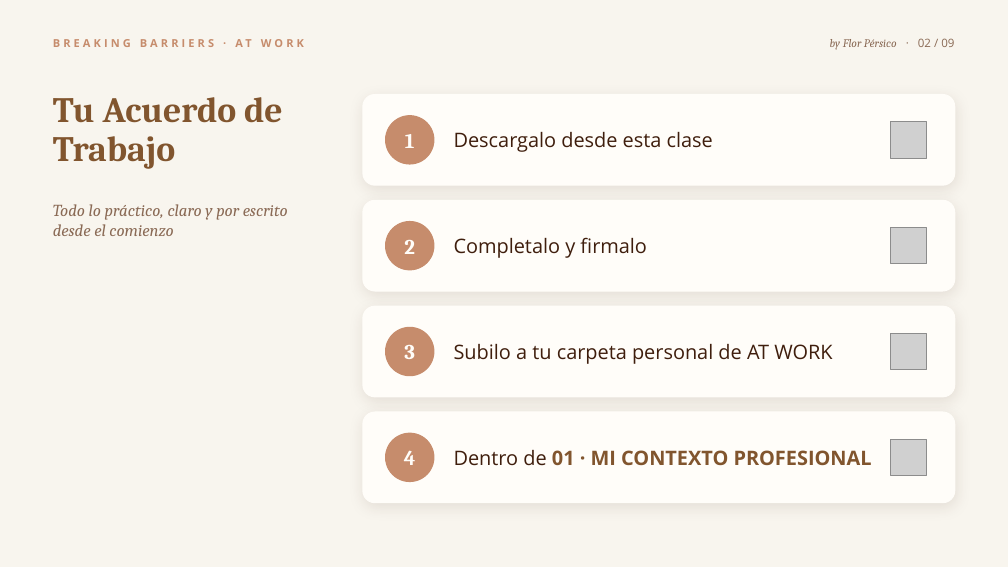
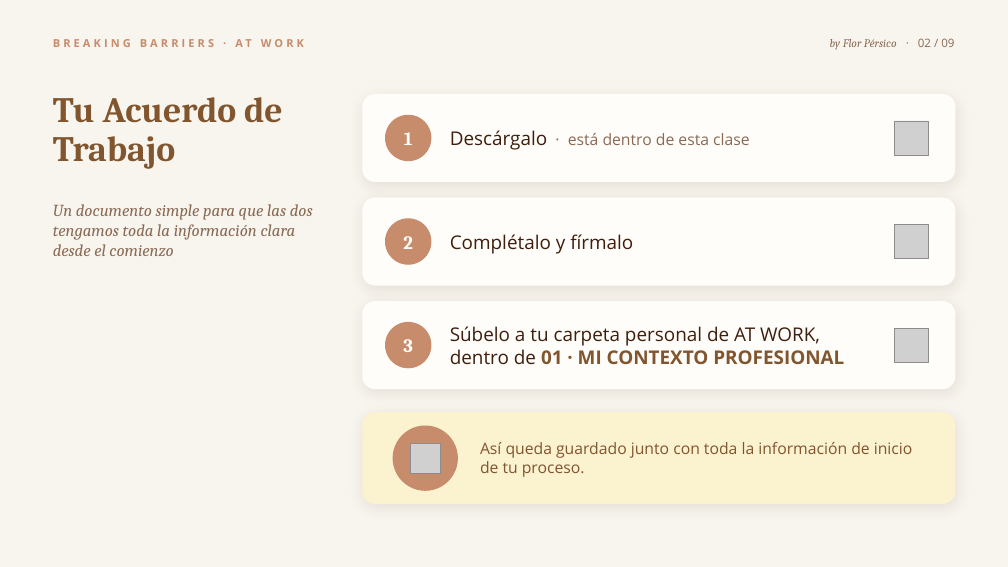
Before and after one commit to florenciapersico-ctrl/brakingbarriersatwork, a slide deck: slide 2 of onboarding/ONB02_Como_vamos_a_trabajar_juntas.pptx. Drawn at 1008x567 pixels with LibreOffice and Linux fonts; fonts in the diff are those of the drawing; grey boxes stand for pictures. Boxes give left, top, right and bottom in pixels: in the first picture for what was removed or moved away, otherwise in the second. Text is boxed around its words. In the diff, an @@ line names an element or a change of style, - is before the commit and + after.

```diff
--- a/onboarding/ONB02_Como_vamos_a_trabajar_juntas.pptx
+++ b/onboarding/ONB02_Como_vamos_a_trabajar_juntas.pptx
@@ rounded rectangle: place and size @@
-rounded rectangle at [363, 95, 955, 185]
+rounded rectangle at [363, 95, 955, 181]
@@ ellipse: place and size @@
-ellipse at [386, 116, 434, 164]
+ellipse at [386, 115, 431, 160]
@@ text at [450, 130, 750, 150]: text changed; size 19 to 15 pt; text colour #3F1E0D to #8A6A55 @@
-Descargalo desde esta clase
+Descárgalo · está dentro de esta clase
@@ picture: place and size @@
-picture at [891, 122, 927, 158]
+picture at [895, 121, 929, 155]
@@ text at [53, 204, 313, 256]: text changed @@
-Todo lo práctico, claro y por escrito desde el comienzo
+Un documento simple para que las dos tengamos toda la información clara desde el comienzo
@@ rounded rectangle: place and size @@
-rounded rectangle at [363, 200, 955, 291]
+rounded rectangle at [363, 198, 955, 285]
@@ ellipse: place and size @@
-ellipse at [386, 222, 434, 270]
+ellipse at [386, 219, 431, 265]
@@ text at [450, 234, 633, 254]: text changed; size 19 to 18 pt @@
-Completalo y firmalo
+Complétalo y fírmalo
@@ picture: place and size @@
-picture at [891, 228, 927, 264]
+picture at [895, 225, 929, 259]
@@ proportions changed in 3 elements at [363, 95, 955, 181], [363, 198, 955, 285], [363, 302, 955, 389] @@
@@ rounded rectangle: place and size @@
-rounded rectangle at [363, 306, 955, 397]
+rounded rectangle at [363, 302, 955, 389]
@@ size 20 to 18 pt in 3 elements at [404, 132, 413, 145], [403, 236, 413, 249], [403, 339, 413, 352] @@
@@ ellipse: place and size @@
-ellipse at [386, 327, 434, 376]
+ellipse at [386, 322, 431, 368]
@@ text at [450, 326, 844, 364]: text changed; size 19 to 18 pt @@
-Subilo a tu carpeta personal de AT WORK
+Súbelo a tu carpeta personal de AT WORK, dentro de 01 · MI CONTEXTO PROFESIONAL
@@ picture: place and size @@
-picture at [891, 333, 927, 370]
+picture at [895, 328, 929, 362]
@@ rounded rectangle at [363, 413, 955, 504]: fill #FFFDF9 to #FBF2D0; outline #FFFDF9 1 pt to #FBF2D0 1 pt @@
@@ ellipse: place and size @@
-ellipse at [386, 433, 434, 482]
+ellipse at [393, 426, 457, 490]
@@ picture added at [411, 443, 440, 473] @@
@@ text at [480, 442, 913, 477]: text changed; size 19 to 15 pt; bold off @@
-Dentro de 01 · MI CONTEXTO PROFESIONAL
+Así queda guardado junto con toda la información de inicio de tu proceso.
@@ picture removed at [891, 439, 927, 476] @@
@@ text removed at [404, 451, 416, 465] @@
-4
```
Also in this commit, not shown: 8 other slides changed, 2 other files.
